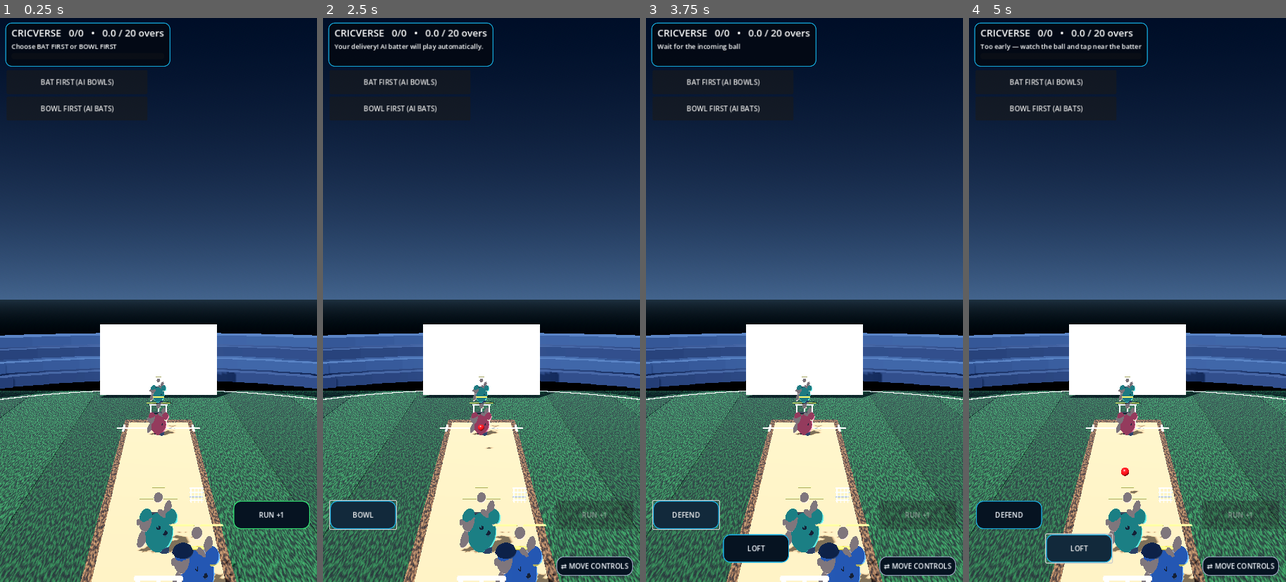
Above: before the commit, frames 1-4 (left to right).
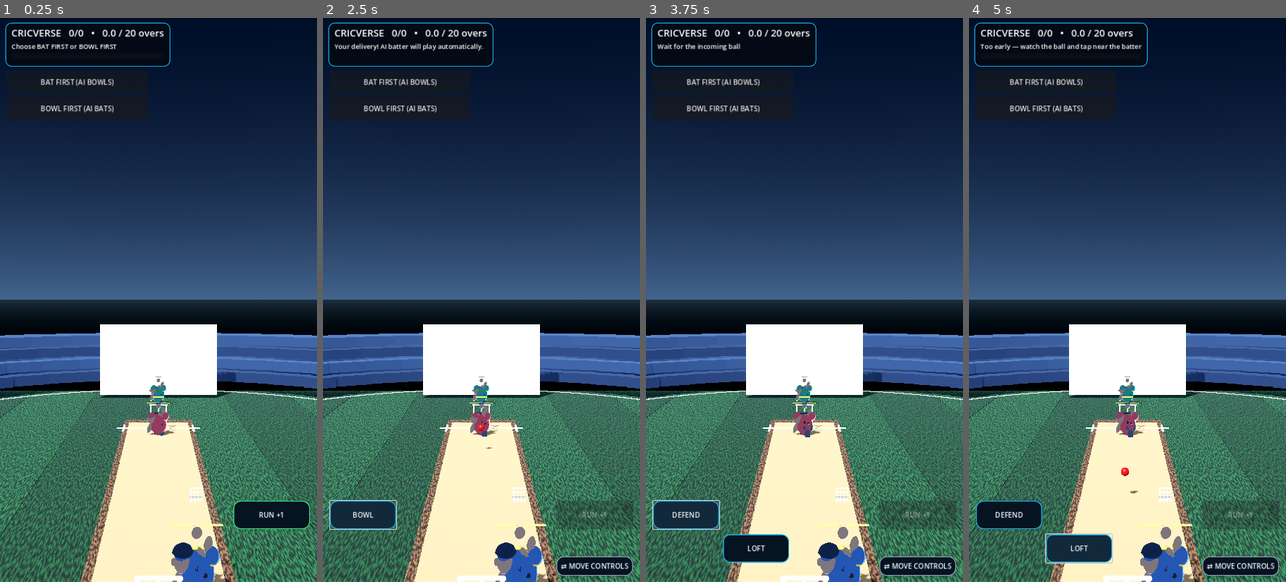
Above: after the commit, the same moments.

Repository: rakibbristy/boundary-cricket
Game: Godot game, scene res://main.tscn
Two runs of this game, one before a commit and one after it. Both use one fixed random seed, a clock stepped at 60 frames per second and the inputs below.
Inputs:
- Up to frame 1 (0.25 s): no input
- Up to frame 2 (2.5 s): click "BAT FIRST (AI BOWLS)" at 0.5 s; click "BOWL FIRST (AI BATS)" at 1.25 s; click "BOWL" at 2 s
- Up to frame 3 (3.75 s): click "BAT FIRST (AI BOWLS)" at 2.75 s; click "DEFEND" at 3.5 s
- Up to frame 4 (5 s): click "DRIVE" at 4.25 s

The runs differ from the first frame. In frame 1, 1.0% of the frame differs, in the area x 43-61%, y 83-95%; in frame 2, 1.0%, in the area x 43-61%, y 68-95%; in frame 3, 1.0%; in frame 4, 1.0%.

Commit message:
Connect player run animations and correct wicketkeeper positioning

Diff:
--- a/cricverse/main.gd
+++ b/cricverse/main.gd
@@ -2,6 +2,7 @@
 
 var ball: Node3D
 var batter: Node3D
+var bowler: Node3D
 var score := 0
 var wickets := 0
 var balls := 0
@@ -358,7 +359,7 @@
 	batter.get_node("Bat_Blade").rotation_degrees = Vector3(0, 0, -12)
 
 func make_bowler() -> void:
-	var bowler := Node3D.new()
+	bowler = Node3D.new()
 	bowler.name = "Bowler_3D"
 	bowler.position = Vector3(0, 0, -7.5)
 	add_child(bowler)
@@ -372,7 +373,7 @@
 		_add_fielder(Vector3(-12, 0, 12), Color(0.9, 0.58, 0.08))
 		_add_fielder(Vector3(0, 0, 16), Color(0.9, 0.58, 0.08))
 		_add_fielder(Vector3(12, 0, 12), Color(0.9, 0.58, 0.08))
-		_add_fielder(Vector3(0, 0, 5), Color(0.9, 0.58, 0.08))
+		_add_fielder(Vector3(0, 0, 10.2), Color(0.9, 0.58, 0.08))
 		return
 	var skin := Color(0.55, 0.32, 0.22)
 	_capsule(bowler, Vector3(0, 1.2, 0), 0.27, 0.9, Color(0.82, 0.12, 0.1))
@@ -643,6 +644,7 @@
 		_show_status("New over started")
 	_update_score()
 	_spawn_ball()
+	_play_character_animation(bowler, "Run", 0.08)
 	delivery_active = true
 	hit_done = false
 	delivery_timer = 0.0
@@ -814,8 +816,10 @@
 		if is_instance_valid(batter):
 			batter.position.z = lerpf(run_start_z, run_target_z, run_progress)
 			batter.rotation_degrees.y = 180.0 if run_start_z > 0.0 else 0.0
+			_play_character_animation(batter, "Run", 0.08)
 		if run_progress >= 1.0:
 			run_in_progress = false
+			_play_character_animation(batter, "Idle", 0.12)
 			completed_runs_this_ball += 1
 			score += 1
 			_update_score()
@@ -884,6 +888,8 @@
 					best_distance = distance_to_landing
 					active_fielder = candidate
 			fielder_chasing = active_fielder != null
+			if is_instance_valid(active_fielder):
+				_play_character_animation(active_fielder, "Run", 0.08)
 		if is_instance_valid(active_fielder):
 			var catch_point := active_fielder.global_position + Vector3(0.0, 1.35, 0.0)
 			var catch_distance := catch_point.distance_to(ball.global_position)
@@ -906,6 +912,7 @@
 					ball.position.y = 0.16
 					ball_velocity = Vector3.ZERO
 					fielder_has_ball = true
+					_play_character_animation(active_fielder, "Idle", 0.1)
 					_show_status("FIELDING! Ball gathered — fielder has it")
 
 	# Hit ball: one ground contact, then controlled roll.
